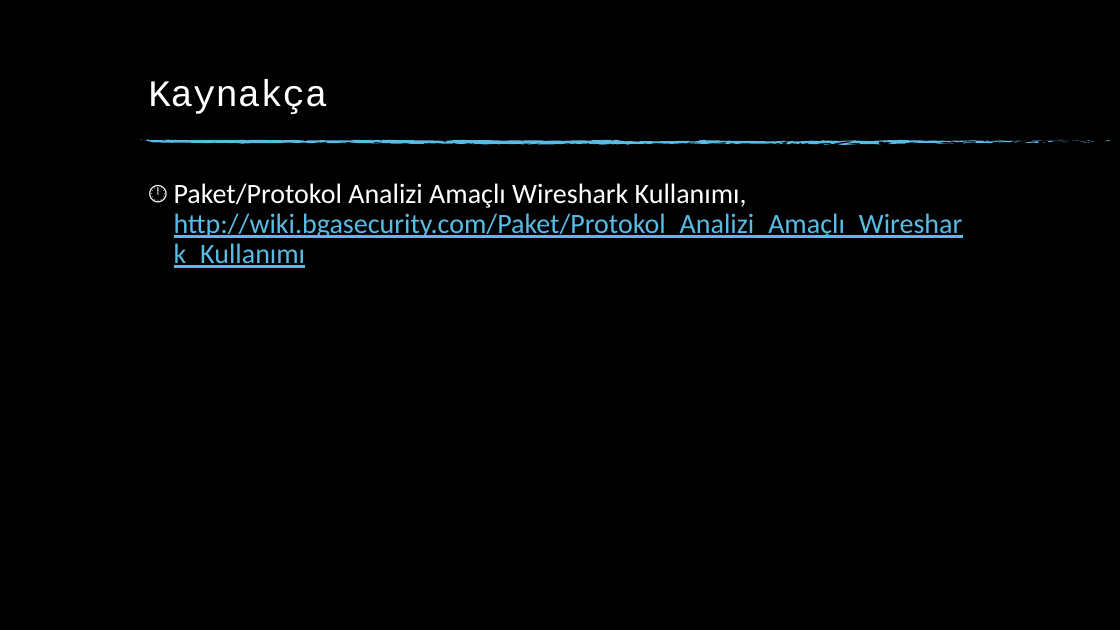
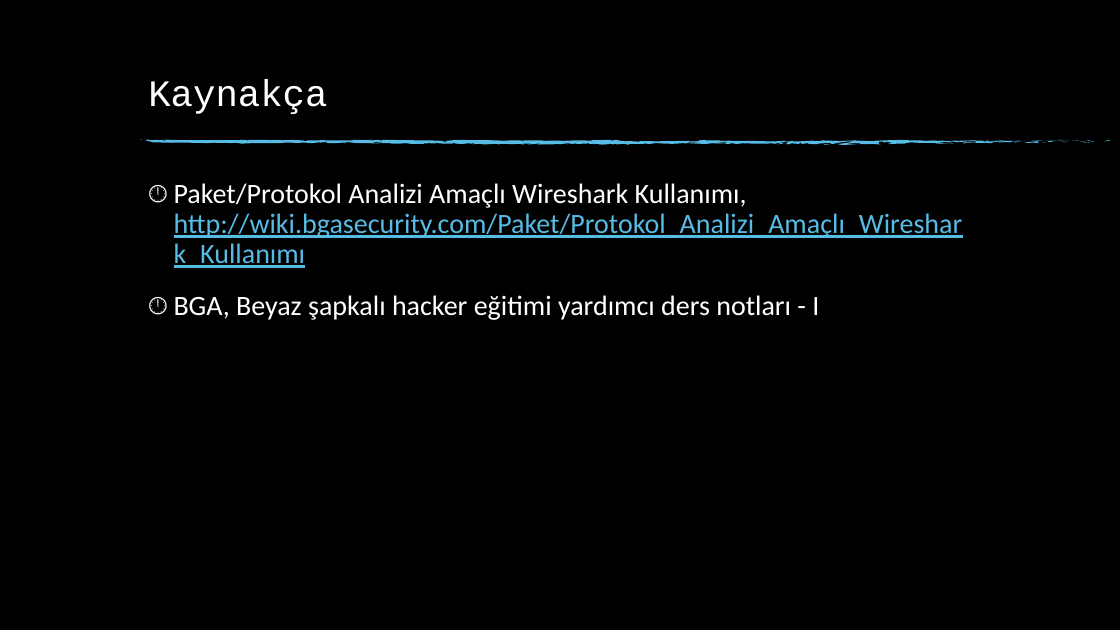
Before and after one commit to ncarkaci/Ag-ve-Bilgi-Guvenligi-Ders-Notlari, a slide deck: slide 18 of 9. Ders Aktif Bilgi Toplama/Aktif Bilgi Toplama.pptx (slide 15 before the commit). Drawn at 1120x630 pixels with LibreOffice and Linux fonts; fonts in the diff are those of the drawing; background and template pictures are left out. Boxes give left, top, right and bottom in pixels: in the first picture for what was removed or moved away, otherwise in the second. Text is boxed around its words. In the diff, an @@ line names an element or a change of style, - is before the commit and + after.

```diff
--- a/9. Ders Aktif Bilgi Toplama/Aktif Bilgi Toplama.pptx
+++ b/9. Ders Aktif Bilgi Toplama/Aktif Bilgi Toplama.pptx
@@ text at (x1=174, y1=295, x2=819, y2=320): paragraph added @@
+🕛 BGA, Beyaz şapkalı hacker eğitimi yardımcı ders notları - I
```
Also in this commit, not shown: 1 other slide changed, 3 slides added, 1 other file.
